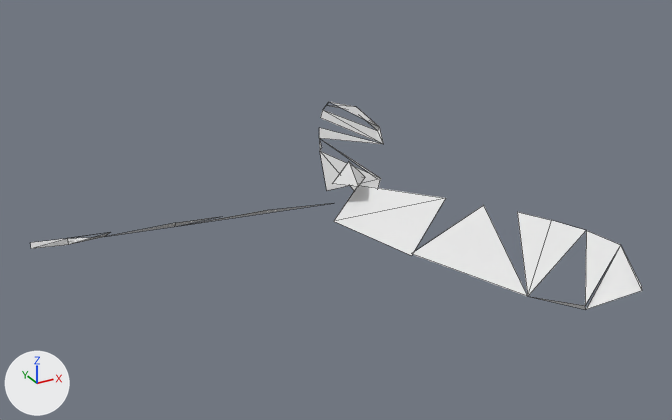
An edit to the OBJ model assets/meshes/propellaShape_1021.obj, drawn before and after from the same camera.
Both versions are drawn from a camera (50 mm lens) standing at (-0.369, -0.648, 0.386) and looking at (-0.019, -0.013, 0.068). Arrows for +X, +Y and +Z are at lower left; the lights stay in place. The picture after the commit comes second. Mesh edges are drawn as thin lines. Where no turn or scale is listed for an object, it has been applied to the vertices. Vertices at exactly the same position are counted once.

In view in the first picture: 'propellaShape_1021'.
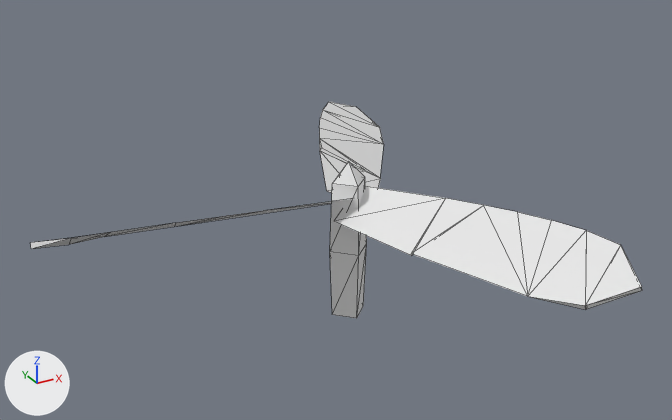
Where the change shows, as pixel boxes (x1, y1, x2, y2) in the pictures (672 x 420 px):
'propellaShape_1021', reshaped: before (31, 102, 642, 310); after (31, 102, 642, 318)
part 1 of me_propellashape_1021, built on: before (32, 105, 620, 305); after (32, 102, 642, 318)

Patch to the scene script:
```diff
--- a/assets/meshes/propellaShape_1021.obj.py
+++ b/assets/meshes/propellaShape_1021.obj.py
@@ me_propellashape_1021 @@
 # used by ob_propellashape_1021; location = (0.0, 0.0, 0.0)
-me_propellashape_1021.from_pydata(...)  # 49 vertices, 33 faces; spans x -0.262..0.143, y -0.242..0.224, z 0.053..0.105
+me_propellashape_1021.from_pydata(...)  # 58 vertices, 82 faces; spans x -0.262..0.143, y -0.242..0.224, z -0.041..0.105
+# me_propellashape_1021 part 1
+# 9 faces are deleted
+# 9 vertices are added at x -0.019..0.019, y -0.019..0.019, z -0.041..0.078
+# 58 new faces join them
```
